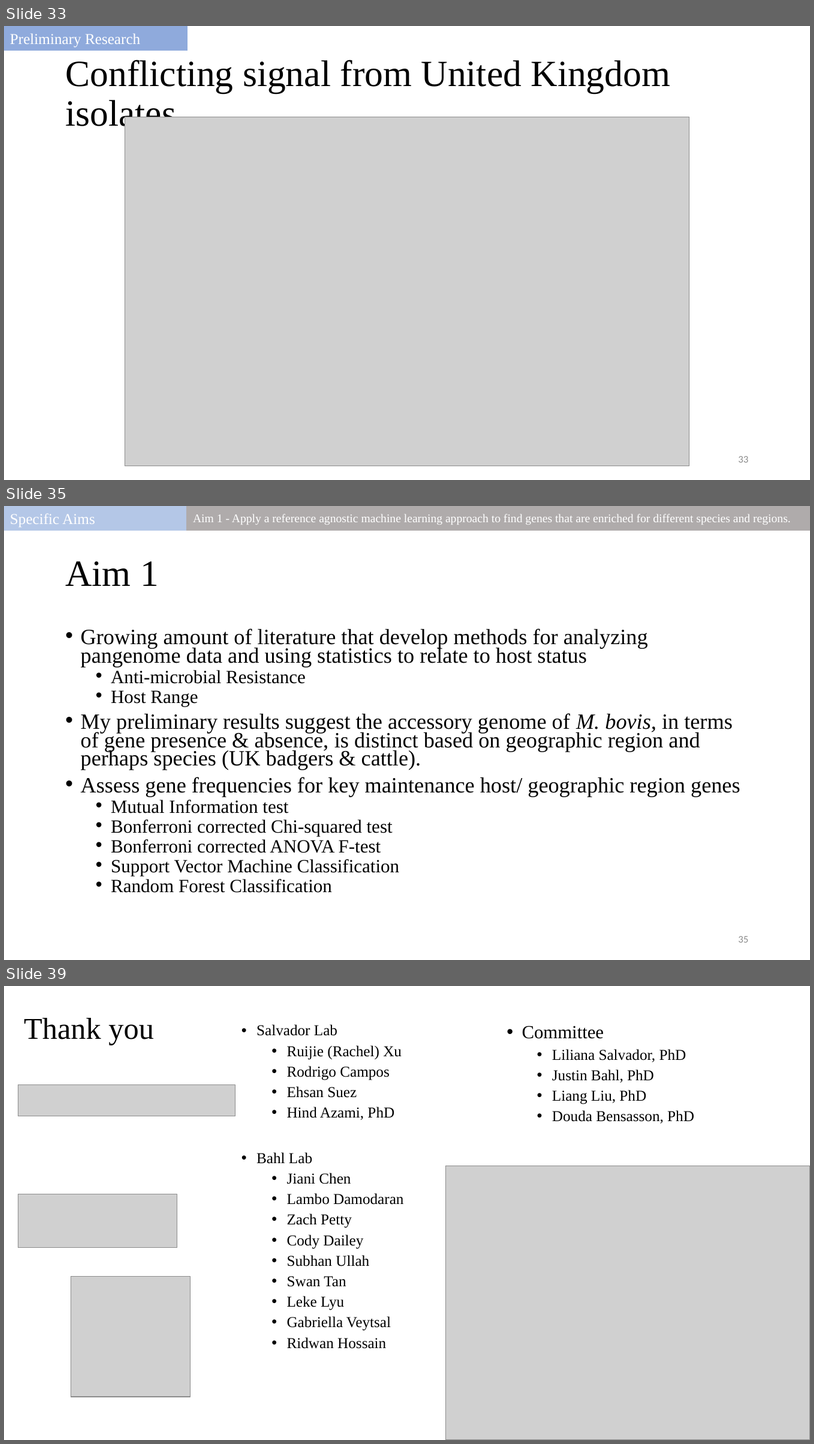
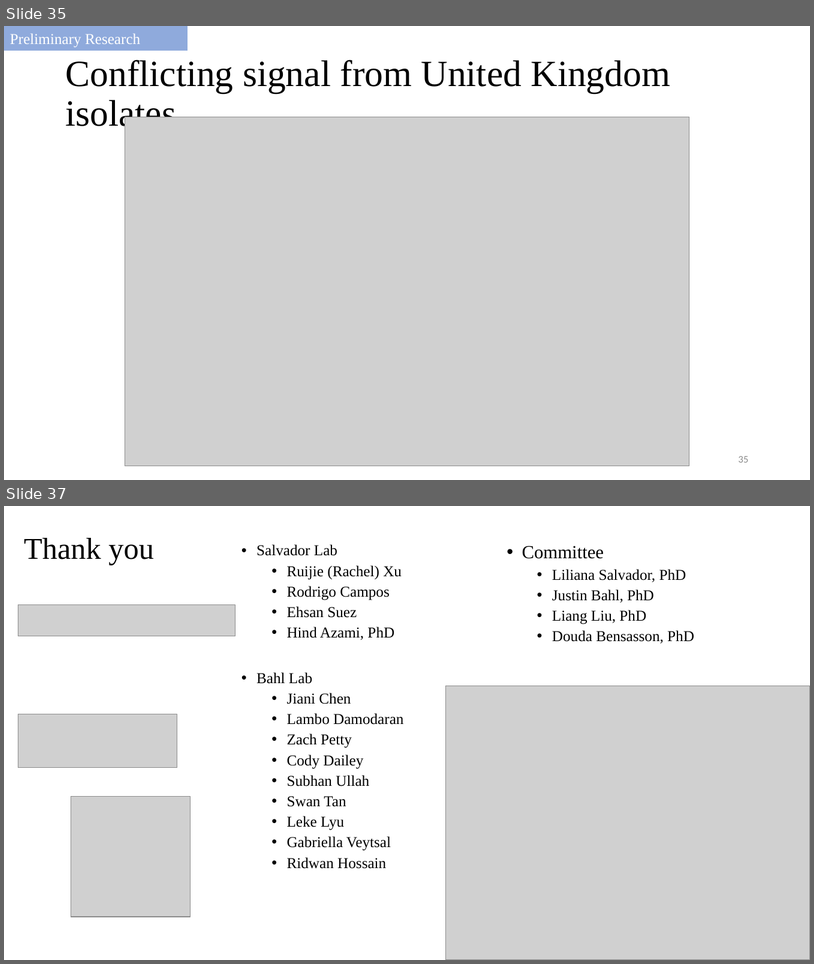
Before and after one commit to salvadorlab/Bovis-PangenomeOfReservoirs, a slide deck: Resources/2021_committeemeeting.pptx. Shown one above the other, each under a label of ours: slides 33, 35 and 39 before the commit, slides 35 and 37 after it; the slides between them are not shown. The pictures are 814x1444 and 814x964 pixels, drawn with LibreOffice and Linux fonts; fonts in the diff are those of the drawing; grey boxes stand for pictures. Boxes give left, top, right and bottom in pixels: in the first picture for what was removed or moved away, otherwise in the second. Text is boxed around its words. In the diff, an @@ line names an element or a change of style, - is before the commit and + after.

Commit message:
get data

```diff
--- a/Resources/2021_committeemeeting.pptx
+++ b/Resources/2021_committeemeeting.pptx
@@ slide 35 removed at bbox=[4, 506, 810, 960], background #FFFFFF @@
@@ rectangle removed at bbox=[4, 506, 188, 530] @@
-Specific Aims
@@ rectangle removed at bbox=[188, 506, 810, 530] @@
-Aim 1 - Apply a reference agnostic machine learning approach to find genes that are enriched for different species and regions.
@@ title removed at bbox=[65, 561, 159, 586] @@
-Aim 1
@@ text removed at bbox=[81, 628, 741, 892] @@
-• Growing amount of literature that develop methods for analyzing pangenome data and using statistics to relate to host status
-  • Anti-microbial Resistance
-  • Host Range
-• My preliminary results suggest the accessory genome of M. bovis, in terms of gene presence & absence, is distinct based on geographic region and perhaps species (UK badgers & cattle).
-• Assess gene frequencies for key maintenance host/ geographic region genes
-  • Mutual Information test
-  • Bonferroni corrected Chi-squared test
-  • Bonferroni corrected ANOVA F-test
-  • Support Vector Machine Classification
-  • Random Forest Classification
@@ page number removed at bbox=[738, 936, 749, 942] @@
-35
@@ what was slide 33 is now slide 35 @@
@@ page number at bbox=[738, 456, 749, 462]: text changed @@
-33
+35
@@ what was slide 39 is now slide 37 @@
```
Also in this commit, not shown: 2 slides changed, 6 slides added, 7 other slides removed, 5 other files.
